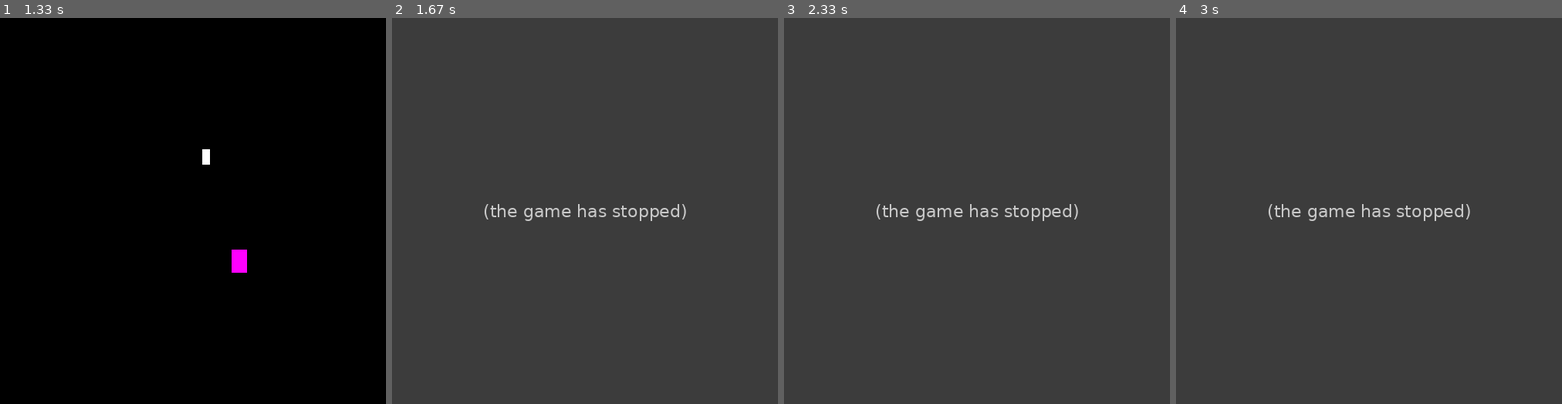
Above: before the commit, frames 1-4 (left to right).
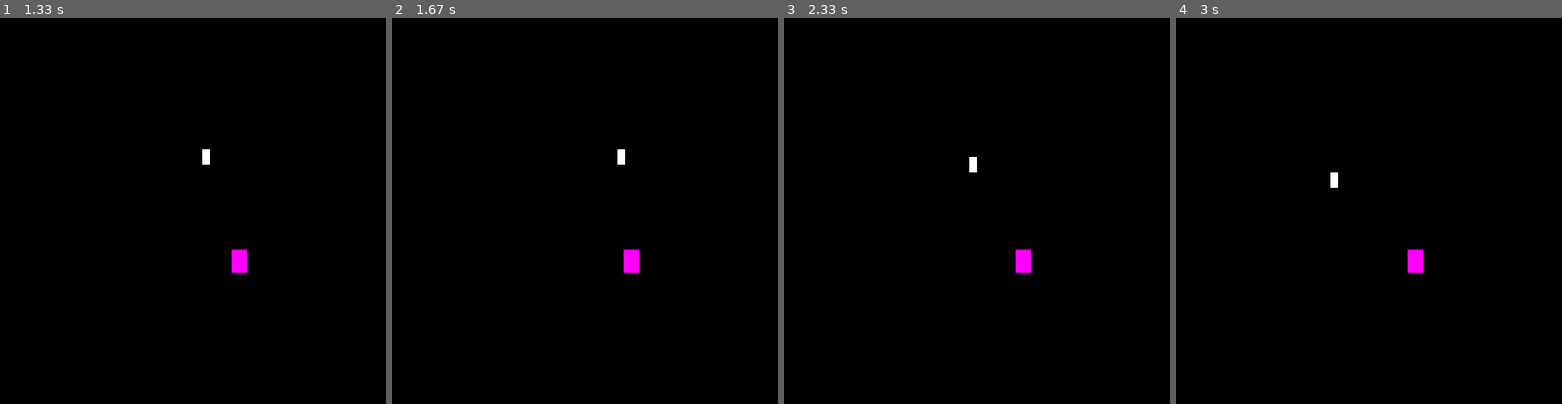
Above: after the commit, the same moments.

Repository: B-B-2-1/Learning_Pygames
Game: pygame game, started from CoronaGame/coronaGame.py
Same seed, same stepped clock (60 frames per second), same inputs: the game is played once before the commit and once after it.
Inputs:
- Up to frame 1 (1.33 s): hold Right 0.33-0.8 s; hold Up 0.83-1.13 s; hold Right from 1.17 s (still down)
- Up to frame 2 (1.67 s): release Right at 1.63 s
- Up to frame 3 (2.33 s): hold Left 1.67-2.2 s; hold Down from 2.23 s (still down)
- Up to frame 4 (3 s): release Down at 2.53 s; hold Left 2.57-2.97 s

Frame 1 is identical in both runs. In frame 2, 100% of the frame differs, in the area x 0-100%, y 0-100%; in frame 3, 100%; in frame 4, 100%.
Error before the commit: AttributeError: 'player' object has no attribute 'h' (coronaGame.py line 70); the game stopped at 1.62 s (later frames are placeholders)

Commit message:
Coronagame - bed and moving player

Diff:
--- a/CoronaGame/coronaGame.py
+++ b/CoronaGame/coronaGame.py
@@ -67,7 +67,7 @@
             if nurse.x == bed.x + bed.width:
                 nurse.freeleft = False
         if nurse.x + nurse.width > bed.x and nurse.x < bed.x + bed.width:
-            if nurse.y + nurse.h == bed.y:
+            if nurse.y + nurse.height == bed.y:
                 nurse.freedown = False
             if nurse.y == bed.y + bed.height:
                 nurse.freeup = False
